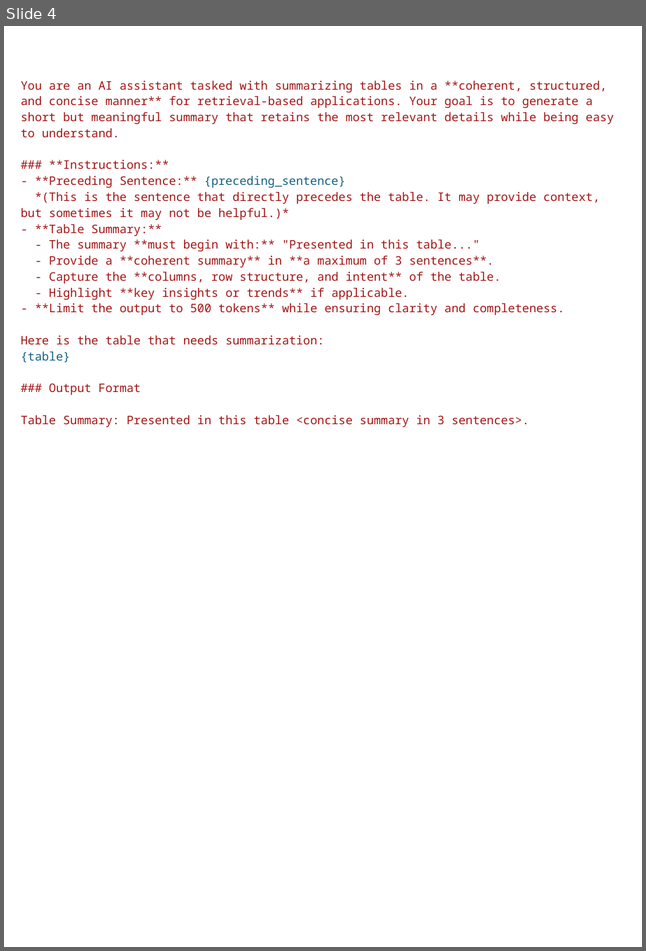
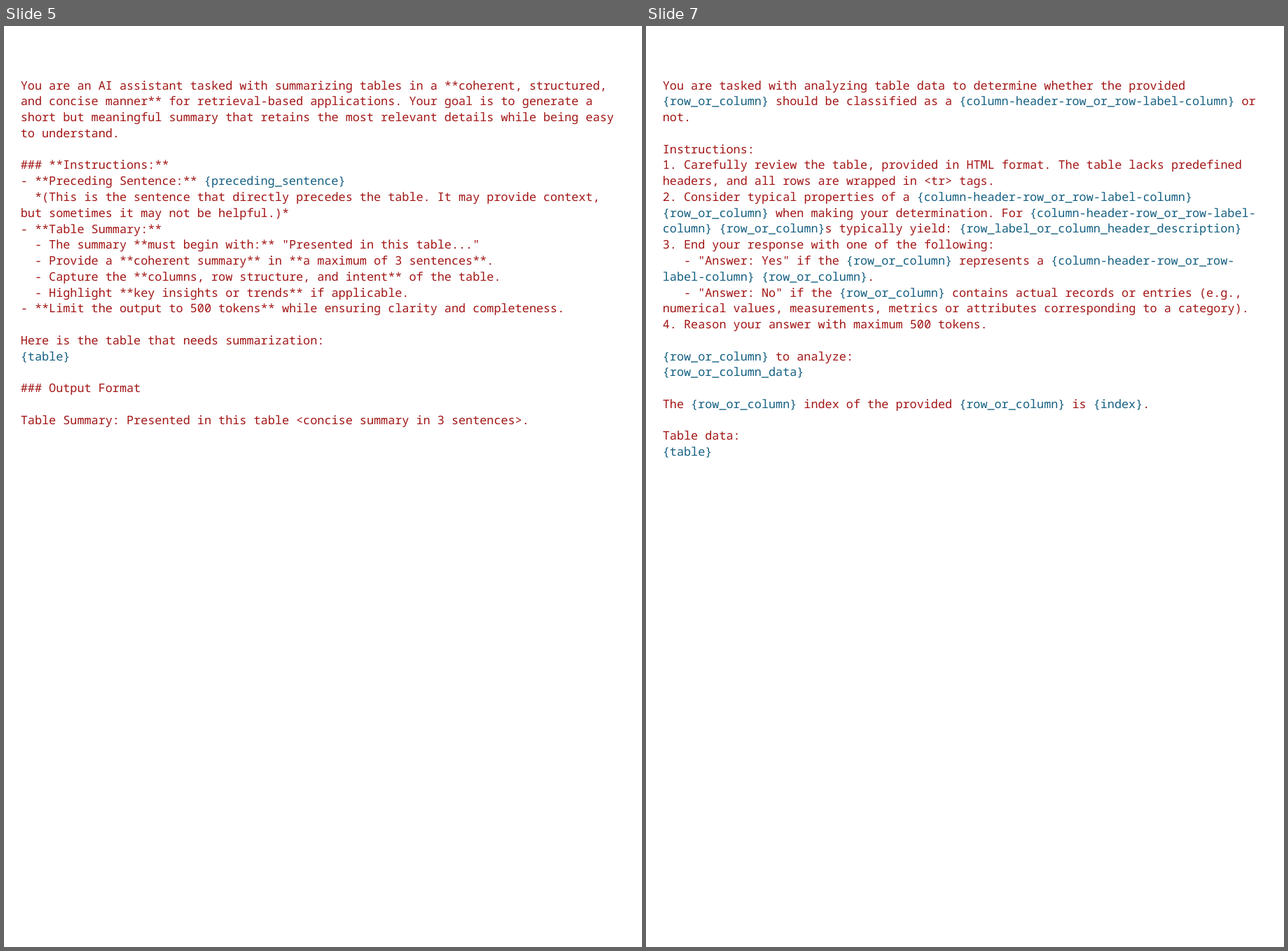
Before and after one commit to gsindlinger/TabTree-Table-QA-on-Full-Documents, a slide deck: documents/Grafiken_Hochkant.pptx. Shown side by side, each under a label of ours: slide 4 before the commit, slides 5 and 7 after it; the slides between them are not shown. The pictures are 646x951 and 1288x951 pixels, drawn with LibreOffice and Linux fonts; fonts in the diff are those of the drawing. Boxes give left, top, right and bottom in pixels: in the first picture for what was removed or moved away, otherwise in the second. Text is boxed around its words. In the diff, an @@ line names an element or a change of style, - is before the commit and + after.

```diff
--- a/documents/Grafiken_Hochkant.pptx
+++ b/documents/Grafiken_Hochkant.pptx
@@ slide 7 added at (646, 26, 1284, 947), background #FFFFFF @@
@@ text added at (663, 81, 1256, 458), 10 pt, text #A31515 @@
+You are tasked with analyzing table data to determine whether the provided {row_or_column} should be classified as a {column-header-row_or_row-label-column} or not.
+Instructions:
+1. Carefully review the table, provided in HTML format. The table lacks predefined headers, and all rows are wrapped in <tr> tags.
+2. Consider typical properties of a {column-header-row_or_row-label-column} {row_or_column} when making your determination. For {column-header-row_or_row-label-column} {row_or_column}s typically yield: {row_label_or_column_header_description}
+3. End your response with one of the following:
+- "Answer: Yes" if the {row_or_column} represents a {column-header-row_or_row-label-column} {row_or_column}.
+- "Answer: No" if the {row_or_column} contains actual records or entries (e.g., numerical values, measurements, metrics or attributes corresponding to a category).
+4. Reason your answer with maximum 500 tokens.
+{row_or_column} to analyze:
+{row_or_column_data}
+The {row_or_column} index of the provided {row_or_column} is {index}.
+Table data:
+{table}
@@ what was slide 4 is now slide 5 @@
```
Also in this commit, not shown: 1 slide changed, 9 other slides added, 22 other files.
